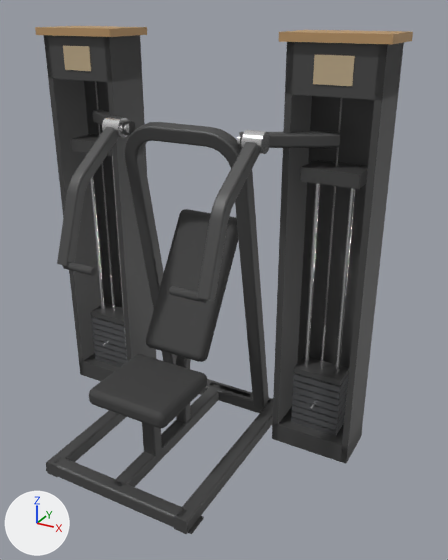
A saved change to the glTF model catalogs/ludus/models/LD-B025/model.glb.
Camera for both pictures: a 50 mm lens placed at (1.49, -2.17, 2.05), pointed at (0.24, 0.1, 0.91). Every picture has the same lights, and +X, +Y and +Z are marked at lower left. The first picture is the older version. Where no turn or scale is listed for an object, it has been applied to the vertices. Vertices at exactly the same position are counted once.
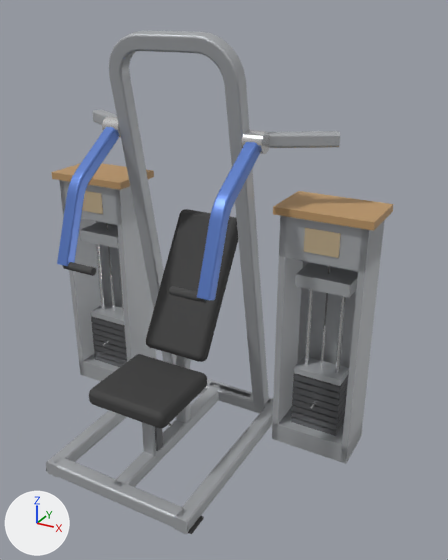
Changed parts and their boxes (x1, y1, x2, y2) in the pictures (448 x 560 px):
'arch_tube', recoloured, reshaped (dark grey to grey, 11% wider, 31% taller): before (125, 122, 269, 410); after (109, 31, 269, 410)
'tower_shroud.001', recoloured, moved, rescaled (dark grey to grey): before (297, 96, 374, 368); after (297, 261, 358, 368)
'tower_side.003', recoloured, moved, rescaled (dark grey to grey, 31% narrower, 42% shorter): before (340, 43, 404, 464); after (340, 222, 384, 464)
'tower_side.002', recoloured, moved, rescaled (dark grey to grey, 22% narrower, 44% shorter): before (272, 42, 312, 440); after (272, 216, 303, 440)
'tower_side.001', recoloured, moved, rescaled (dark grey to grey): before (104, 35, 156, 362); after (115, 187, 156, 362)
'tower_head.001', recoloured, moved: before (285, 42, 404, 100); after (279, 216, 385, 273)
'tower_side', recoloured, moved, rescaled (dark grey to grey, 26% narrower, 42% shorter): before (44, 35, 101, 376); after (59, 180, 101, 376)
'tower_cap.001', moved: before (279, 30, 413, 44); after (273, 191, 393, 231)
'tower_head', recoloured, moved: before (44, 35, 142, 82); after (59, 180, 136, 225)
'tower_shroud', recoloured, moved, rescaled (dark grey to grey): before (84, 81, 123, 308); after (96, 221, 123, 308)
'arm_right_bar_tube', recoloured (dark grey to blue): (197, 142, 260, 300) in both
'stack_guide_top.001', recoloured, moved: before (300, 160, 368, 189); after (295, 263, 358, 298)
'Mesh_0.003', recoloured (dark grey to grey): (51, 457, 186, 529) in both
'Mesh_0.001', recoloured (dark grey to grey): (173, 398, 273, 534) in both
'arm_left_bar_tube', recoloured (dark grey to blue): (57, 127, 119, 266) in both
'tower_cap', moved: before (35, 26, 147, 37); after (51, 163, 154, 190)
'tower_label.001', moved: before (313, 55, 355, 86); after (304, 228, 341, 258)
'Mesh_0.004', recoloured (dark grey to grey): (113, 384, 220, 487) in both
'tower_foot.001', recoloured (dark grey to grey): (272, 407, 363, 463) in both
'Mesh_0', recoloured (dark grey to grey): (46, 410, 126, 477) in both
'Mesh_15', recoloured (dark grey to grey): (269, 131, 340, 148) in both
'stack_guide_top', recoloured, moved: before (71, 134, 112, 156); after (79, 222, 119, 248)
'tower_label', moved: before (63, 46, 91, 71); after (82, 191, 103, 214)
'stack_top_plate.001', recoloured (dark grey to grey): (294, 356, 349, 386) in both
'Mesh_5.003', moved, rescaled: before (335, 188, 355, 373); after (335, 296, 346, 373)
'Mesh_5.002', moved, rescaled: before (305, 183, 320, 365); after (305, 289, 313, 365)
'Mesh_0.005', recoloured (dark grey to grey): (200, 381, 271, 413) in both
'tower_foot', recoloured (dark grey to grey): (79, 353, 120, 381) in both
'seat_post', recoloured (dark grey to grey): (142, 422, 162, 458) in both
'stack_top_plate', recoloured (dark grey to grey): (91, 303, 125, 325) in both
'stack_cable.001', moved, rescaled: before (324, 98, 342, 326); after (324, 266, 330, 326)
'Mesh_15.001', recoloured (dark grey to grey): (92, 110, 117, 125) in both
'backrest_support_tube', recoloured (dark grey to grey): (176, 355, 191, 423) in both
'stack_cable', rescaled: before (95, 81, 112, 275); after (106, 223, 112, 275)
'seat_adjuster', added: after (155, 427, 163, 451)
'Mesh_0.002', recoloured: (207, 379, 362, 435) in both

Edits to the bpy script that builds the scene:
```text
Change mat_frame:
    mat_frame.base_color: (0.0863, 0.0863, 0.0863) -> (0.455, 0.471, 0.49)  # dark grey #535353 -> grey #b4b7ba
Change me_mesh_11:
    where me_mesh_11.from_pydata(...)  # 96 vertices, 188 faces; spans x -0.03..0.03, y -0.449..0.017, z -0.549..0.025
    remove me_mesh_11.materials.append(mat_frame)  # dark grey #535353
    add me_mesh_11.materials.append(mat_accent)  # blue #6283ce
Change me_mesh_13:
    where me_mesh_13.from_pydata(...)  # 96 vertices, 188 faces; spans x -0.03..0.03, y -0.449..0.017, z -0.549..0.025
    remove me_mesh_13.materials.append(mat_frame)  # dark grey #535353
    add me_mesh_13.materials.append(mat_accent)  # blue #6283ce
Change me_mesh_14:
    remove me_mesh_14.from_pydata(...)  # 256 vertices, 508 faces; spans x -0.32..0.32, y 0.28..0.64, z 0.03..1.58
    add me_mesh_14.from_pydata(...)  # 256 vertices, 508 faces; spans x -0.32..0.32, y 0.21..0.64, z 0.03..1.96
    me_mesh_14 part 1: all 224 vertices in x -0.32..0.32, y 0.28..0.38, z 1.39..1.58 are moved by (0.0, -0.07, 0.38)
Change ob_tower_side:
    ob_tower_side.location: (-0.185, 0.0, 0.963) -> (-0.185, 0.0, 0.608)
    ob_tower_side.scale: (0.03, 0.24, 1.93) -> (0.03, 0.24, 1.22)
Change ob_tower_side_001:
    ob_tower_side_001.location: (0.185, 0.0, 0.963) -> (0.185, 0.0, 0.608)
    ob_tower_side_001.scale: (0.03, 0.24, 1.93) -> (0.03, 0.24, 1.22)
Change ob_tower_head:
    ob_tower_head.location: (0.0, 0.0, 1.825) -> (0.0, 0.0, 1.117)
Change ob_tower_cap:
    ob_tower_cap.location: (0.0, 0.0, 1.942) -> (0.0, 0.0, 1.234)
Change ob_tower_label:
    ob_tower_label.location: (0.0, -0.122, 1.825) -> (0.0, -0.122, 1.117)
Change ob_stack_guide_top:
    ob_stack_guide_top.location: (0.0, 0.0, 1.392) -> (0.0, 0.0, 0.896)
Change ob_stack_cable:
    ob_stack_cable.scale: (0.008, 0.008, 1.06) -> (0.008, 0.008, 0.356)
Change ob_tower_shroud:
    ob_tower_shroud.location: (0.0, 0.114, 0.912) -> (0.0, 0.114, 0.558)
    ob_tower_shroud.scale: (0.34, 0.012, 1.62) -> (0.34, 0.012, 0.917)
Change ob_tower_side_002:
    ob_tower_side_002.location: (-0.185, 0.0, 0.963) -> (-0.185, 0.0, 0.608)
    ob_tower_side_002.scale: (0.03, 0.24, 1.93) -> (0.03, 0.24, 1.22)
Change ob_tower_side_003:
    ob_tower_side_003.location: (0.185, 0.0, 0.963) -> (0.185, 0.0, 0.608)
    ob_tower_side_003.scale: (0.03, 0.24, 1.93) -> (0.03, 0.24, 1.22)
Change ob_tower_head_001:
    ob_tower_head_001.location: (0.0, 0.0, 1.825) -> (0.0, 0.0, 1.117)
Change ob_tower_cap_001:
    ob_tower_cap_001.location: (0.0, 0.0, 1.942) -> (0.0, 0.0, 1.234)
Change ob_tower_label_001:
    ob_tower_label_001.location: (0.0, -0.122, 1.825) -> (0.0, -0.122, 1.117)
Change ob_mesh_5_002:
    ob_mesh_5_002.location: (-0.08, 0.0, 0.716) -> (-0.08, 0.0, 0.468)
    ob_mesh_5_002.scale: (0.02, 0.02, 1.31) -> (0.02, 0.02, 0.816)
Change ob_mesh_5_003:
    ob_mesh_5_003.location: (0.08, 0.0, 0.716) -> (0.08, 0.0, 0.468)
    ob_mesh_5_003.scale: (0.02, 0.02, 1.31) -> (0.02, 0.02, 0.816)
Change ob_stack_guide_top_001:
    ob_stack_guide_top_001.location: (0.0, 0.0, 1.392) -> (0.0, 0.0, 0.896)
Change ob_stack_cable_001:
    ob_stack_cable_001.location: (0.0, 0.0, 1.188) -> (0.0, 0.0, 0.834)
    ob_stack_cable_001.scale: (0.008, 0.008, 1.06) -> (0.008, 0.008, 0.356)
Change ob_tower_shroud_001:
    ob_tower_shroud_001.location: (0.0, 0.114, 0.912) -> (0.0, 0.114, 0.558)
    ob_tower_shroud_001.scale: (0.34, 0.012, 1.62) -> (0.34, 0.012, 0.917)
Add ob_seat_adjuster:
    ob_seat_adjuster = bpy.data.objects.new('seat_adjuster', me_mesh_7)
    ob_seat_adjuster.parent = ob_seat
    ob_seat_adjuster.location = (0.041, -0.02, 0.22)
    ob_seat_adjuster.scale = (0.012, 0.045, 0.26)
```
